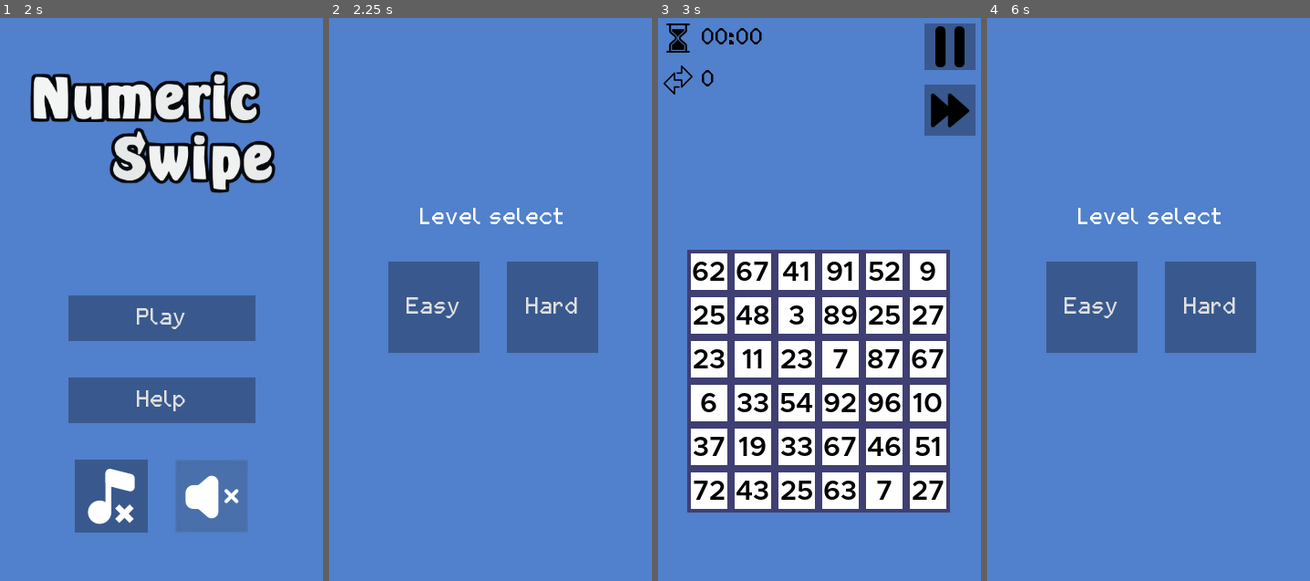
Above: before the commit, frames 1-4 (left to right).
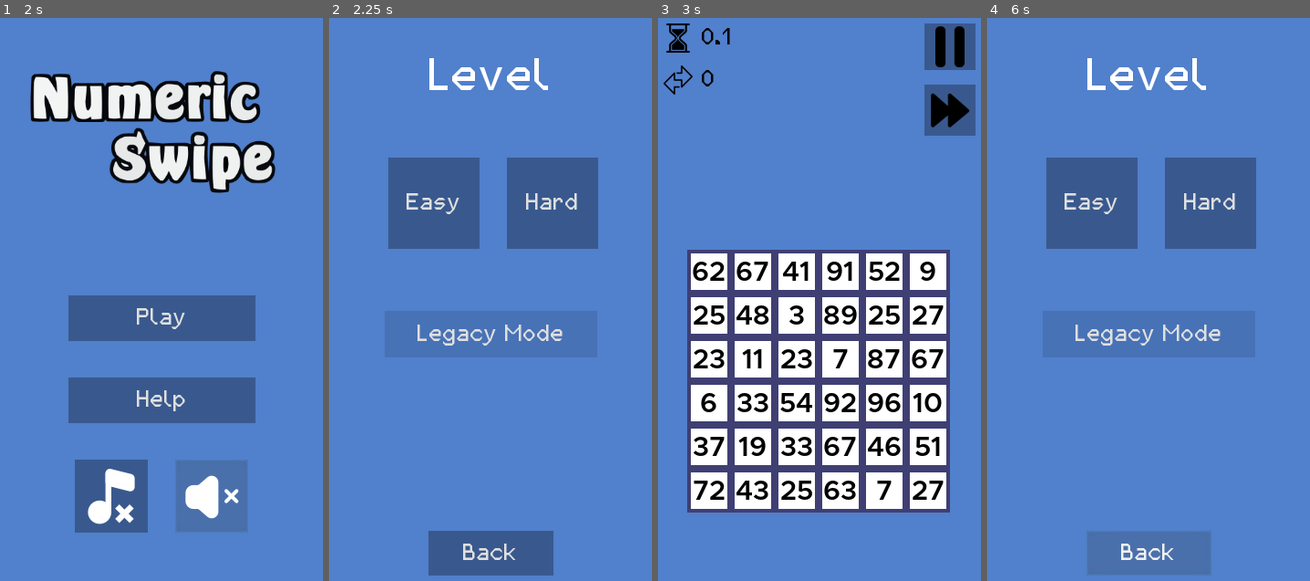
Above: after the commit, the same moments.

Repository: BKopysc/NumericSwipeG3
Game: Godot game, scene res://main.tscn
Same seed, same stepped clock (60 frames per second), same inputs: the game is played once before the commit and once after it.
Inputs (mouse positions are in pixels of both pictures, inside the frame that each line leads up to):
- Up to frame 1 (2 s): click (109, 496) at 0.5 s; click (209, 496) at 1.25 s
- Up to frame 2 (2.25 s): click "Play" at 2 s
- Up to frame 3 (3 s): click "Hard" at 2.75 s
- Up to frame 4 (6 s): click (1277, 108) at 3.5 s; click "Back" at 4.25 s; click "Play" at 5 s; click (1148, 552) at 5.75 s, where only the run after the commit has a clickable "Back"

Frame 1 is identical in both runs. In frame 2, 22% of the frame differs, in the area x 18-84%, y 7-100%; in frame 3, 0.2%; in frame 4, 22%.

Commit message:
new levels and bug fixes

Diff:
--- a/Global.gd
+++ b/Global.gd
@@ -1,6 +1,6 @@
 extends Node2D
 
-var level_selected = 0
+var level_selected = null
 var session_high_score = 1000000
 var previous_game = 0
 var previous_timer_ctr = 0
@@ -25,6 +25,13 @@
 	EIGHT = "8",
 	NINE = "9"
 	}
+
+enum LevelVariants{
+	LEGACY_EASY,
+	LEGACY_HARD,
+	STANDARD_EASY,
+	STANDARD_HARD
+}
 
 func set_previous_game(timer_ctr, move_ctr, skip_ctr, score):
 	previous_game = score
--- /dev/null
+++ b/font-micra-mini.tres
@@ -0,0 +1,9 @@
+[gd_resource type="DynamicFont" load_steps=2 format=2]
+
+[ext_resource path="res://assets/fontmicra.ttf" type="DynamicFontData" id=1]
+
+[resource]
+size = 12
+use_mipmaps = true
+use_filter = true
+font_data = ExtResource( 1 )
--- a/hud/EndHud.tscn
+++ b/hud/EndHud.tscn
@@ -42,16 +42,19 @@
 margin_top = -95.0
 margin_right = 180.0
 margin_bottom = 100.0
+custom_constants/separation = 15
 alignment = 1
 
 [node name="TimeLabel" type="Label" parent="CanvasLayer/VBoxContainer"]
+margin_top = 12.0
 margin_right = 360.0
-margin_bottom = 25.0
+margin_bottom = 37.0
 theme = ExtResource( 3 )
 text = "Time: "
 align = 1
 
 [node name="Label4" type="Label" parent="CanvasLayer/VBoxContainer"]
+visible = false
 margin_top = 29.0
 margin_right = 360.0
 margin_bottom = 54.0
@@ -60,41 +63,44 @@
 align = 1
 
 [node name="MovesLabel" type="Label" parent="CanvasLayer/VBoxContainer"]
-margin_top = 58.0
+margin_top = 52.0
 margin_right = 360.0
-margin_bottom = 83.0
+margin_bottom = 77.0
 theme = ExtResource( 3 )
 text = "Moves: "
 align = 1
 
 [node name="MovesLabel2" type="Label" parent="CanvasLayer/VBoxContainer"]
-margin_top = 87.0
+visible = false
+margin_top = 63.0
 margin_right = 360.0
-margin_bottom = 112.0
+margin_bottom = 88.0
 theme = ExtResource( 3 )
 text = "+"
 align = 1
 
 [node name="SkipLabel" type="Label" parent="CanvasLayer/VBoxContainer"]
-margin_top = 116.0
+margin_top = 92.0
 margin_right = 360.0
-margin_bottom = 141.0
+margin_bottom = 117.0
 theme = ExtResource( 3 )
 text = "Skip: "
 align = 1
 
 [node name="Empty" type="Label" parent="CanvasLayer/VBoxContainer"]
-margin_top = 145.0
+visible = false
+margin_top = 120.0
 margin_right = 360.0
-margin_bottom = 159.0
+margin_bottom = 134.0
 
 [node name="HBoxContainer" type="HBoxContainer" parent="CanvasLayer/VBoxContainer"]
-margin_top = 163.0
+margin_top = 132.0
 margin_right = 360.0
-margin_bottom = 213.0
+margin_bottom = 182.0
 alignment = 1
 
 [node name="Label4" type="Label" parent="CanvasLayer/VBoxContainer/HBoxContainer"]
+visible = false
 margin_left = 163.0
 margin_right = 193.0
 margin_bottom = 50.0
@@ -102,8 +108,8 @@
 text = "="
 
 [node name="AllScoreLabel" type="Label" parent="CanvasLayer/VBoxContainer/HBoxContainer"]
-margin_left = 197.0
-margin_right = 197.0
+margin_left = 180.0
+margin_right = 180.0
 margin_bottom = 50.0
 custom_fonts/font = ExtResource( 1 )
 
--- a/hud/LevelHud.gd
+++ b/hud/LevelHud.gd
@@ -18,13 +18,15 @@
 #func _process(delta):
 #	pass
 func update_timer(time_count):
-	var minutes = floor(time_count/60)
-	var seconds = time_count-minutes*60
-
-	var minutes_label = "0"+str(minutes) if minutes < 10 else ""+str(minutes)
-	var second_label = "0"+str(seconds) if seconds < 10 else "" + str(seconds)
-
-	$CanvasLayer/HBoxContainerTimer/TimeLabel.text = minutes_label + ":" + second_label
+	#var minutes = floor(time_count/60)
+	#var seconds = time_count-minutes*60
+	#var minutes_label = "0"+str(minutes) if minutes < 10 else ""+str(minutes)
+	#var second_label = "0"+str(seconds) if seconds < 10 else "" + str(seconds)
+	#$CanvasLayer/HBoxContainerTimer/TimeLabel.text = minutes_label + ":" + second_label
+	var time_str = str(time_count)
+	if time_str.split(".").size() == 1:
+		time_str = time_str + ".0"
+	$CanvasLayer/HBoxContainerTimer/TimeLabel.text = time_str
 
 func _on_PauseButton_pressed():
 	$PauseHud.show()
--- a/hud/LevelHud.tscn
+++ b/hud/LevelHud.tscn
@@ -30,11 +30,11 @@
 [node name="TimeLabel" type="Label" parent="CanvasLayer/HBoxContainerTimer"]
 margin_left = 42.0
 margin_top = 3.0
-margin_right = 110.0
+margin_right = 57.0
 margin_bottom = 28.0
 theme = ExtResource( 2 )
 custom_colors/font_color = Color( 0, 0, 0, 1 )
-text = "00:00"
+text = "0"
 
 [node name="HBoxContainerMove" type="HBoxContainer" parent="CanvasLayer"]
 margin_left = 9.0
--- a/hud/PauseHud.tscn
+++ b/hud/PauseHud.tscn
@@ -19,9 +19,9 @@
 anchor_right = 0.5
 anchor_bottom = 0.5
 margin_left = -104.0
-margin_top = -122.5
+margin_top = -181.0
 margin_right = 104.0
-margin_bottom = 122.5
+margin_bottom = 123.0
 color = Color( 0.396078, 0.466667, 0.494118, 1 )
 
 [node name="Label" type="Label" parent="ColorRect2"]
@@ -34,28 +34,15 @@
 theme = ExtResource( 1 )
 text = "Paused"
 
-[node name="MarginContainer" type="MarginContainer" parent="ColorRect2"]
-anchor_left = 0.5
-anchor_top = 1.0
-anchor_right = 0.5
-anchor_bottom = 1.0
-margin_left = -86.0
-margin_top = -185.0
-margin_right = 87.0
-margin_bottom = -25.0
-
-[node name="VBoxContainer" type="VBoxContainer" parent="ColorRect2/MarginContainer"]
-margin_right = 173.0
-margin_bottom = 160.0
-custom_constants/separation = 15
-
-[node name="HBoxContainer" type="HBoxContainer" parent="ColorRect2/MarginContainer/VBoxContainer"]
-margin_right = 173.0
-margin_bottom = 50.0
+[node name="HBoxContainer" type="HBoxContainer" parent="ColorRect2"]
+margin_left = 18.0
+margin_top = 78.0
+margin_right = 191.0
+margin_bottom = 128.0
 custom_constants/separation = 25
 alignment = 1
 
-[node name="MusicButton" type="Button" parent="ColorRect2/MarginContainer/VBoxContainer/HBoxContainer"]
+[node name="MusicButton" type="Button" parent="ColorRect2/HBoxContainer"]
 margin_left = 24.0
 margin_right = 74.0
 margin_bottom = 50.0
@@ -65,7 +52,7 @@
 icon = ExtResource( 3 )
 icon_align = 1
 
-[node name="SoundButton" type="Button" parent="ColorRect2/MarginContainer/VBoxContainer/HBoxContainer"]
+[node name="SoundButton" type="Button" parent="ColorRect2/HBoxContainer"]
 margin_left = 99.0
 margin_right = 149.0
 margin_bottom = 50.0
@@ -74,23 +61,37 @@
 icon = ExtResource( 4 )
 icon_align = 1
 
+[node name="MarginContainer" type="MarginContainer" parent="ColorRect2"]
+anchor_left = 0.5
+anchor_top = 1.0
+anchor_right = 0.5
+anchor_bottom = 1.0
+margin_left = -86.0
+margin_top = -125.0
+margin_right = 87.0
+margin_bottom = -26.0
+
+[node name="VBoxContainer" type="VBoxContainer" parent="ColorRect2/MarginContainer"]
+margin_right = 173.0
+margin_bottom = 99.0
+custom_constants/separation = 15
+
 [node name="ResumeButton" type="Button" parent="ColorRect2/MarginContainer/VBoxContainer"]
-margin_top = 65.0
 margin_right = 173.0
-margin_bottom = 105.0
+margin_bottom = 40.0
 rect_min_size = Vector2( 0, 40 )
 theme = ExtResource( 1 )
 text = "Resume"
 
 [node name="ExitButton" type="Button" parent="ColorRect2/MarginContainer/VBoxContainer"]
-margin_top = 120.0
+margin_top = 55.0
 margin_right = 173.0
-margin_bottom = 160.0
+margin_bottom = 95.0
 rect_min_size = Vector2( 0, 40 )
 theme = ExtResource( 1 )
 text = "Exit"
 
-[connection signal="pressed" from="ColorRect2/MarginContainer/VBoxContainer/HBoxContainer/MusicButton" to="." method="_on_MusicButton_pressed"]
-[connection signal="pressed" from="ColorRect2/MarginContainer/VBoxContainer/HBoxContainer/SoundButton" to="." method="_on_SoundButton_pressed"]
+[connection signal="pressed" from="ColorRect2/HBoxContainer/MusicButton" to="." method="_on_MusicButton_pressed"]
+[connection signal="pressed" from="ColorRect2/HBoxContainer/SoundButton" to="." method="_on_SoundButton_pressed"]
 [connection signal="pressed" from="ColorRect2/MarginContainer/VBoxContainer/ResumeButton" to="." method="_on_ResumeButton_pressed"]
 [connection signal="pressed" from="ColorRect2/MarginContainer/VBoxContainer/ExitButton" to="." method="_on_ExitButton_pressed"]
--- a/levels/DefaultLevel.gd
+++ b/levels/DefaultLevel.gd
@@ -3,7 +3,8 @@
 
 var timer_ctr = 0
 var move_ctr = 0
-var level_selected = 0
+var moved_combos_dict = {2: 0, 3: 0, 4:0 ,5:0,6:0}
+var level_selected = Global.LevelVariants.STANDARD_EASY
 
 # Called when the node enters the scene tree for the first time.
 func _ready():
@@ -21,34 +22,44 @@
 
 func _on_LevelHud_game_paused(state):
 	if(state):
-		$BasicTimer.stop()
+		$BasicTimer.paused = true
 	else:
-		$BasicTimer.start()
+		$BasicTimer.paused = false
 
 
 func _on_BasicTimer_timeout():
-	timer_ctr += 1
+	timer_ctr = stepify(timer_ctr + $BasicTimer.wait_time, 0.1)
 	$LevelHud.update_timer(timer_ctr)
 
 
-func _on_TileContainer_moved(is_success):
+func _on_TileContainer_moved(is_success, moved_combo = 0):
 	move_ctr += 1
+	print(moved_combo)
+	moved_combos_dict[moved_combo] += 1
 	Global.play_tile_sound(is_success)
 	$LevelHud/CanvasLayer/HBoxContainerMove/MoveLabel.text = str(move_ctr)
 
 
-
 func _on_TileContainer_game_end():
-	var score = timer_ctr*move_ctr
+	var score = timer_ctr*move_ctr*10
 	Global.set_previous_game(timer_ctr, move_ctr, 0, score)
 	Global.play_end()
 	get_tree().change_scene("res://hud/EndHud.tscn")
+
+func _calc_game_results(level_id, is_skipped):
+	var score = 0
+
+	if(level_id == Global.LevelVariants.LEGACY_EASY || level_id == Global.LevelVariants.STANDARD_EASY ):
+		score += timer_ctr*10*move_ctr
+		print("easy")
+	else:
+		score += floor(timer_ctr*10*move_ctr*0.7)
 
 
 func _on_LevelHud_game_skipped():
 	var left = $TileContainer.get_num_of_tiles_left()
 	var skip_ctr = left*150
-	var score = timer_ctr*move_ctr + skip_ctr
+	var score = timer_ctr*move_ctr*10 + skip_ctr
 	Global.set_previous_game(timer_ctr, move_ctr, skip_ctr, score)
 	Global.play_end()
 	get_tree().change_scene("res://hud/EndHud.tscn")
--- a/levels/DefaultLevel.tscn
+++ b/levels/DefaultLevel.tscn
@@ -13,6 +13,7 @@
 [node name="Background" parent="." instance=ExtResource( 1 )]
 
 [node name="BasicTimer" type="Timer" parent="."]
+wait_time = 0.1
 
 [node name="TileContainer" parent="." instance=ExtResource( 4 )]
 position = Vector2( 35, 258 )
--- a/levels/LevelSelect.gd
+++ b/levels/LevelSelect.gd
@@ -8,6 +8,13 @@
 
 # Called when the node enters the scene tree for the first time.
 func _ready():
+	$ColorRectLegacy/LegacyMenu.get_popup().add_font_override("font", preload("res://font-micra-small.tres"))
+	#$ColorRectLegacy/LegacyMenu.get_popup().rect_min_size = Vector2(200,50)
+	$ColorRectLegacy/LegacyMenu.get_popup().add_constant_override("vseparation", 30)
+	$ColorRectLegacy/LegacyMenu.get_popup().add_item("Easy",Global.LevelVariants.LEGACY_EASY)
+	$ColorRectLegacy/LegacyMenu.get_popup().add_item("Hard",Global.LevelVariants.LEGACY_HARD)
+	$ColorRectLegacy/LegacyMenu.get_popup().connect("id_pressed", self, "_popup_action")
+
 	pass # Replace with function body.
 
 
@@ -15,13 +22,20 @@
 #func _process(delta):
 #	pass
 
+func _popup_action(id):
+	_change_scene(id)
+
+
+
 func _change_scene(level_opt):
 	Global.set_level(level_opt)
 	get_tree().change_scene("res://levels/DefaultLevel.tscn")
 
-func _on_EasyButton_pressed():
-	_change_scene(0)
 
 
-func _on_HardButton_pressed():
-	_change_scene(1)
+func _on_EasyStandardButton_pressed():
+	_change_scene(Global.LevelVariants.STANDARD_EASY)
+
+
+func _on_HardStandardButton_pressed():
+	_change_scene(Global.LevelVariants.STANDARD_HARD)
--- a/levels/LevelSelect.tscn
+++ b/levels/LevelSelect.tscn
@@ -1,8 +1,11 @@
-[gd_scene load_steps=4 format=2]
+[gd_scene load_steps=7 format=2]
 
 [ext_resource path="res://hud/Background.tscn" type="PackedScene" id=1]
 [ext_resource path="res://basic-theme.tres" type="Theme" id=2]
 [ext_resource path="res://levels/LevelSelect.gd" type="Script" id=3]
+[ext_resource path="res://font-micra.tres" type="DynamicFont" id=4]
+[ext_resource path="res://font-micra-small.tres" type="DynamicFont" id=5]
+[ext_resource path="res://font-micra-big.tres" type="DynamicFont" id=6]
 
 [node name="LevelSelect" type="Control"]
 anchor_right = 1.0
@@ -11,45 +14,113 @@
 
 [node name="Background" parent="." instance=ExtResource( 1 )]
 
-[node name="Control" type="Control" parent="."]
+[node name="Label" type="Label" parent="."]
+anchor_left = 0.5
+anchor_right = 0.5
+margin_left = -157.5
+margin_top = 43.0
+margin_right = 157.5
+margin_bottom = 93.0
+theme = ExtResource( 2 )
+custom_fonts/font = ExtResource( 6 )
+text = "Level"
+align = 1
+autowrap = true
+
+[node name="ControlLegacy" type="Control" parent="."]
+visible = false
+anchor_left = 0.5
+anchor_top = 0.5
+anchor_right = 0.5
+anchor_bottom = 0.5
+margin_left = -180.0
+margin_top = -5.0
+margin_right = 181.0
+margin_bottom = 117.0
+rect_pivot_offset = Vector2( -547, -181 )
+
+[node name="Label" type="Label" parent="ControlLegacy"]
+anchor_left = 0.5
+anchor_right = 0.5
+margin_left = -32.5
+margin_right = 32.5
+margin_bottom = 19.0
+custom_colors/font_color = Color( 1, 1, 1, 0.745098 )
+custom_fonts/font = ExtResource( 5 )
+text = "Legacy"
+align = 1
+
+[node name="HBoxContainer" type="HBoxContainer" parent="ControlLegacy"]
+anchor_left = 0.5
+anchor_top = 1.0
+anchor_right = 0.5
+anchor_bottom = 1.0
+margin_left = -115.0
+margin_top = -80.0
+margin_right = 115.0
+custom_constants/separation = 30
+alignment = 1
+
+[node name="EasyStandardButton" type="Button" parent="ControlLegacy/HBoxContainer"]
+margin_left = 20.0
+margin_right = 100.0
+margin_bottom = 80.0
+rect_min_size = Vector2( 80, 80 )
+theme = ExtResource( 2 )
+custom_colors/font_color = Color( 1, 1, 1, 0.745098 )
+custom_fonts/font = ExtResource( 4 )
+text = "Easy"
+
+[node name="HardStandardButton" type="Button" parent="ControlLegacy/HBoxContainer"]
+margin_left = 130.0
+margin_right = 210.0
+margin_bottom = 80.0
+rect_min_size = Vector2( 80, 80 )
+theme = ExtResource( 2 )
+custom_colors/font_color = Color( 1, 1, 1, 0.745098 )
+custom_fonts/font = ExtResource( 4 )
+text = "Hard"
+
+[node name="ControlNew" type="Control" parent="."]
 anchor_left = 0.5
 anchor_top = 0.5
 anchor_right = 0.5
 anchor_bottom = 0.5
 margin_left = -135.0
-margin_top = -110.0
+margin_top = -210.0
 margin_right = 140.0
-margin_bottom = 111.0
+margin_bottom = -63.0
+rect_pivot_offset = Vector2( -547, -181 )
 
-[node name="Label" type="Label" parent="Control"]
+[node name="Label" type="Label" parent="ControlNew"]
+visible = false
 anchor_left = 0.5
 anchor_right = 0.5
-margin_left = -79.5
-margin_right = 79.5
-margin_bottom = 25.0
-theme = ExtResource( 2 )
-text = "Level select"
+margin_left = -44.0
+margin_right = 44.0
+margin_bottom = 19.0
+custom_fonts/font = ExtResource( 5 )
+text = "Standard"
 
-[node name="HBoxContainer" type="HBoxContainer" parent="Control"]
+[node name="HBoxContainer" type="HBoxContainer" parent="ControlNew"]
 anchor_left = 0.5
-anchor_top = 0.5
+anchor_top = 1.0
 anchor_right = 0.5
-anchor_bottom = 0.5
+anchor_bottom = 1.0
 margin_left = -115.0
-margin_top = -50.0
+margin_top = -100.0
 margin_right = 115.0
-margin_bottom = 50.0
 custom_constants/separation = 30
 alignment = 1
 
-[node name="EasyButton" type="Button" parent="Control/HBoxContainer"]
+[node name="EasyStandardButton" type="Button" parent="ControlNew/HBoxContainer"]
 margin_right = 100.0
 margin_bottom = 100.0
 rect_min_size = Vector2( 100, 100 )
 theme = ExtResource( 2 )
 text = "Easy"
 
-[node name="HardButton" type="Button" parent="Control/HBoxContainer"]
+[node name="HardStandardButton" type="Button" parent="ControlNew/HBoxContainer"]
 margin_left = 130.0
 margin_right = 230.0
 margin_bottom = 100.0
@@ -57,5 +128,42 @@
 theme = ExtResource( 2 )
 text = "Hard"
 
-[connection signal="pressed" from="Control/HBoxContainer/EasyButton" to="." method="_on_EasyButton_pressed"]
-[connection signal="pressed" from="Control/HBoxContainer/HardButton" to="." method="_on_HardButton_pressed"]
+[node name="Button" type="Button" parent="."]
+anchor_left = 0.5
+anchor_top = 1.0
+anchor_right = 0.5
+anchor_bottom = 1.0
+margin_left = -68.0
+margin_top = -74.0
+margin_right = 69.0
+margin_bottom = -25.0
+theme = ExtResource( 2 )
+text = "Back"
+
+[node name="ColorRectLegacy" type="ColorRect" parent="."]
+anchor_left = 0.5
+anchor_top = 0.5
+anchor_right = 0.5
+anchor_bottom = 0.5
+margin_left = -116.5
+margin_top = 5.0
+margin_right = 116.5
+margin_bottom = 56.0
+color = Color( 0, 0, 0, 0.105882 )
+
+[node name="LegacyMenu" type="MenuButton" parent="ColorRectLegacy"]
+anchor_left = 0.5
+anchor_top = 0.5
+anchor_right = 0.5
+anchor_bottom = 0.5
+margin_left = -80.5
+margin_top = -12.5
+margin_right = 80.5
+margin_bottom = 12.5
+theme = ExtResource( 2 )
+text = "Legacy Mode"
+
+[connection signal="pressed" from="ControlLegacy/HBoxContainer/EasyStandardButton" to="." method="_on_EasyStandardButton_pressed"]
+[connection signal="pressed" from="ControlLegacy/HBoxContainer/HardStandardButton" to="." method="_on_HardStandardButton_pressed"]
+[connection signal="pressed" from="ControlNew/HBoxContainer/EasyStandardButton" to="." method="_on_EasyStandardButton_pressed"]
+[connection signal="pressed" from="ControlNew/HBoxContainer/HardStandardButton" to="." method="_on_HardStandardButton_pressed"]
--- a/tiles/TileContainer.gd
+++ b/tiles/TileContainer.gd
@@ -31,7 +31,8 @@
 	var current_x = 0
 	var current_y = 0
 
-	var random_range = 10 if level == 0 else 100
+	var random_range = 10 if (level == Global.LevelVariants.LEGACY_EASY
+		or level == Global.LevelVariants.STANDARD_EASY) else 100
 
 	for n in xy_tiles:
 		for m in xy_tiles:
@@ -41,7 +42,7 @@
 			var x= m*tile_size
 			var y= n*tile_size
 			tile.set_position(Vector2(x,y))
-			if(level == 0):
+			if(level == Global.LevelVariants.LEGACY_EASY or level == Global.LevelVariants.STANDARD_EASY):
 				tile.set_tile(str(value), value,loc)
 			else:
 				tile.set_tile(Global.TileVariants.DEFAULT, value, loc)
@@ -176,6 +177,8 @@
 			emit_signal("moved", false)
 			return
 
+	var moved_combo = 0
+
 	for n in range(tiles_to_check.size()):
 		if(tiles_to_check[n].val == -1):
 			continue
@@ -184,8 +187,9 @@
 		$Container.get_child(tile_child_arr[tile_check_x][tile_check_y]).hide_tile()
 		tile_arr[tile_check_x][tile_check_y] = -1
 		cleared += 1
-
-	emit_signal("moved", true)
+		moved_combo += 1
+
+	emit_signal("moved", true, moved_combo)
 
 	if(_check_if_moves() == false):
 		emit_signal("no_moves")
